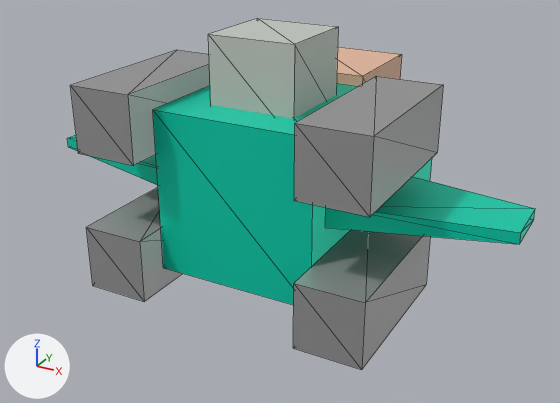
The glTF model dist/models/ship.glb, before and after one commit.
Before and after are seen from a 50 mm camera at (1.6, -3.23, 1.68) aimed at (-0.06, -0.22, 0.17). The lights are fixed; the arrows at lower left show +X, +Y and +Z. Mesh edges are drawn as thin lines. Where no turn or scale is listed for an object, it has been applied to the vertices. Vertices at the same position are counted once.

The older version as bpy lines, for what is in view:
```python
me_cube_002 = bpy.data.meshes.new('Cube.002')
me_cube_002.from_pydata(...)  # a box spanning x -0.25..0.25, y -0.25..0.25, z -0.25..0.25
me_cube_002.materials.append(mat_material_003)  # beige #e7b99e
me_cube_009 = bpy.data.meshes.new('Cube.009')
me_cube_009.from_pydata(...)  # a box spanning x -0.2..0.2, y -0.2..0.2, z -0.2..0.2
me_cube_009.materials.append(mat_material_005)  # light grey #c3cac2
me_cube_014 = bpy.data.meshes.new('Cube.014')
me_cube_014.from_pydata(...)  # a box spanning x -0.15..0.15, y -0.375..0.375, z -0.15..0.15
me_cube_014.materials.append(mat_material_006)  # grey #aaaaaa
ob_cube_001 = bpy.data.objects.new('Cube.001', me_cube_002)
ob_cube_001.parent = ob_ship
ob_cube_001.location = (0.0, 0.167, 0.668)
ob_cube_001.scale = (0.667, 0.667, 1.67)
ob_cube_004 = bpy.data.objects.new('Cube.004', me_cube_009)
ob_cube_004.location = (0.0, -0.375, 0.827)
ob_cube_008 = bpy.data.objects.new('Cube.008', me_cube_014)
ob_cube_008.location = (-0.525, -0.525, 0.677)
# also in view: 'Cube' at (0.0, -0.38, 0.35); 'engine.002' at (-0.75, -0.38, 0.35); 'engine' at (0.52, -0.53, 0.68); 'Cube.007' at (-0.52, -0.53, 0.03); 'engine.001' at (0.75, -0.38, 0.35)
```
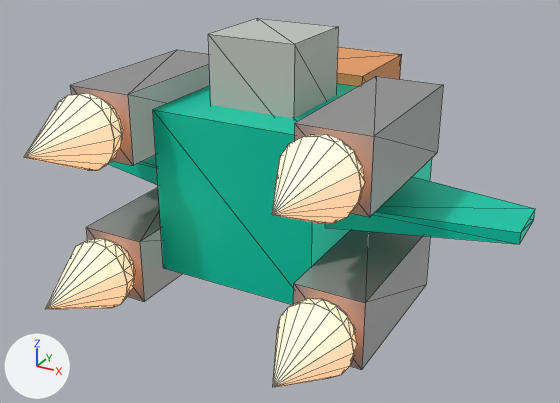
The change in detail:
Material 'skin' (mat_skin) is new.
Its base color is (0.814, 0.348, 0.13) (orange #e99f65).
Its roughness is 0.7.
Material 'Material.010' (mat_material_010) is new.
Its base color is (1.0, 1.0, 1.0) (white #ffffff).
Its metallic is 1.0.
Its roughness is 1.0.
Its emission color is (1.0, 0.249, 0.0) (orange #ff8900).
Its emission strength is 1.0.
me_cube_002 is used by ob_cube_001; parent ob_ship; location (0.0, 0.167, 0.668); scale (0.667, 0.667, 1.67).
me_cube_002 had 8 vertices, 12 faces and spanned x -0.25..0.25, y -0.25..0.25, z -0.25..0.25.
me_cube_002 now has 26 vertices, 48 faces and spans x -0.25..0.25, y -0.25..0.25, z -0.25..0.25.
Part 1, on me_cube_002:
2 faces are deleted.
10 vertices are added at x 0.095..0.25, y -0.205..0.205, z -0.085..0.085.
8 new vertices lie (0.155, 0.0, 0.0) away from vertices in x 0.095, y -0.205..0.205, z -0.085..0.085.
38 new faces join them.
me_cube_002 part 2: 10 faces spanning x -0.25..0.25, y -0.25..0.25, z -0.25..0.25 switch from mat_material_003 (beige #e7b99e) to mat_skin (orange #e99f65).
Mesh me_sphere_002 is new.
It has 65 vertices, 94 faces and spans x -0.16..0.16, y -0.433..0.0, z -0.16..0.16.
It uses material mat_material_010 (white #ffffff).
Object 'ship-glow' (ob_ship_glow_1) is new; it shows me_sphere_002.
Its location is (0.525, -0.9, 0.677).
Object 'ship.glow' (ob_ship_glow) is new; it shows a copy of me_sphere_002.
Its location is (-0.525, -0.9, 0.677).
Object 'ship-glow.002' (ob_ship_glow_002) is new; it shows a copy of me_sphere_002.
Its location is (-0.525, -0.9, 0.027).
Object 'ship-glow.001' (ob_ship_glow_001) is new; it shows a copy of me_sphere_002.
Its location is (0.525, -0.9, 0.027).

Boxes (x1, y1, x2, y2) around the edits, measured in the pictures (560 x 403 px):
'ship-glow', added: after (272, 134, 365, 223)
'ship-glow.001', added: after (273, 298, 357, 387)
'ship.glow', added: after (24, 94, 123, 170)
'ship-glow.002', added: after (45, 239, 135, 309)
part 1 of me_cube_002, built on: before (362, 54, 402, 84)
part 2 of me_cube_002, recoloured (beige to orange): (336, 47, 401, 86) in both
